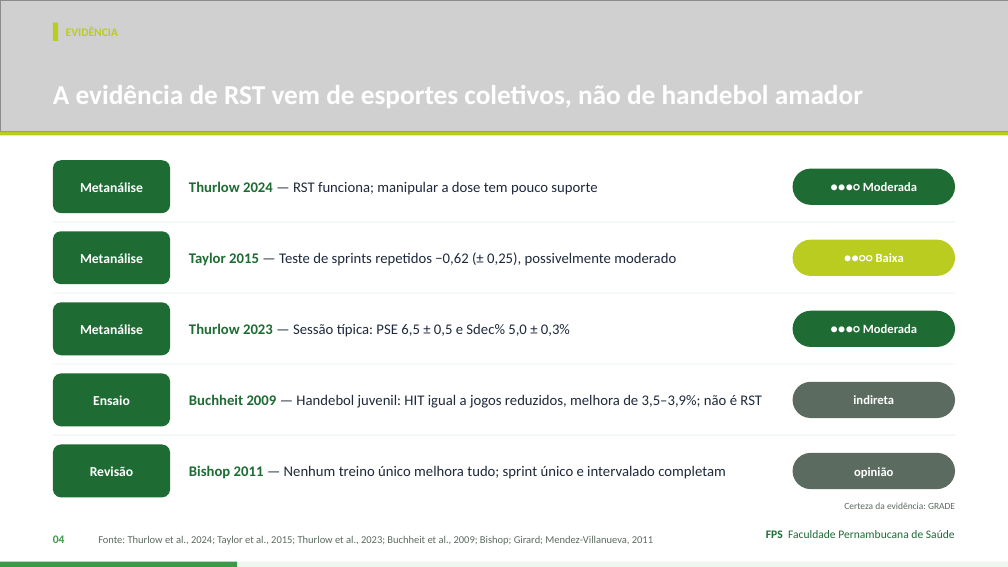
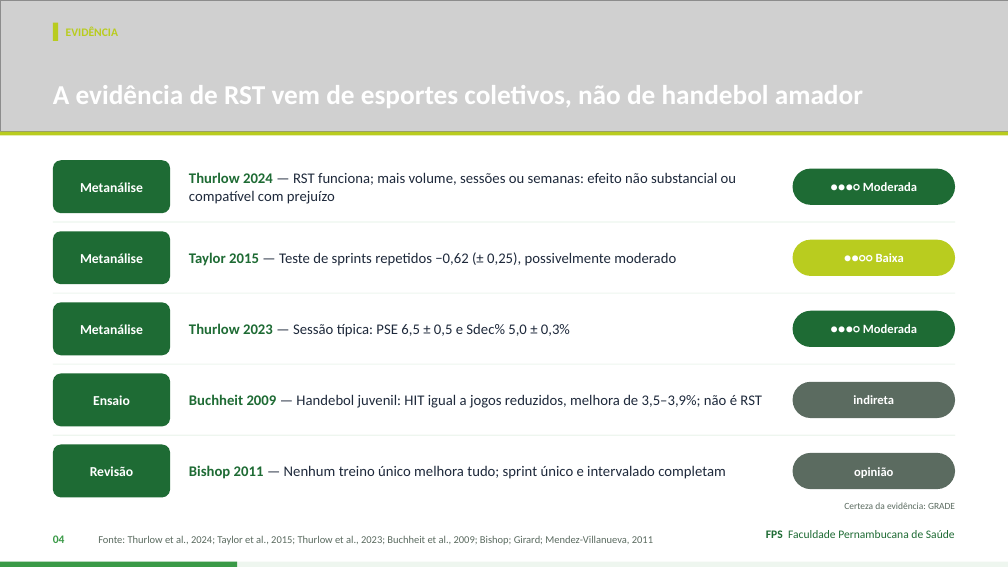
Before and after one commit to Institutomoraisandrade/CRM, a slide deck: slide 4 of trabalho-fps/trabalhos/2026-11-11-handebol-rsa/apresentacao.pptx. Drawn at 1008x567 pixels with LibreOffice and Linux fonts; fonts in the diff are those of the drawing; grey boxes stand for pictures. Boxes give left, top, right and bottom in pixels: in the first picture for what was removed or moved away, otherwise in the second. Text is boxed around its words. In the diff, an @@ line names an element or a change of style, - is before the commit and + after.

```diff
--- a/trabalho-fps/trabalhos/2026-11-11-handebol-rsa/apresentacao.pptx
+++ b/trabalho-fps/trabalhos/2026-11-11-handebol-rsa/apresentacao.pptx
@@ text at box(189, 172, 736, 204): text changed @@
-Thurlow 2024 — RST funciona; manipular a dose tem pouco suporte
+Thurlow 2024 — RST funciona; mais volume, sessões ou semanas: efeito não substancial ou compatível com prejuízo
```
Also in this commit, not shown: 10 other slides changed, 2 other files.
